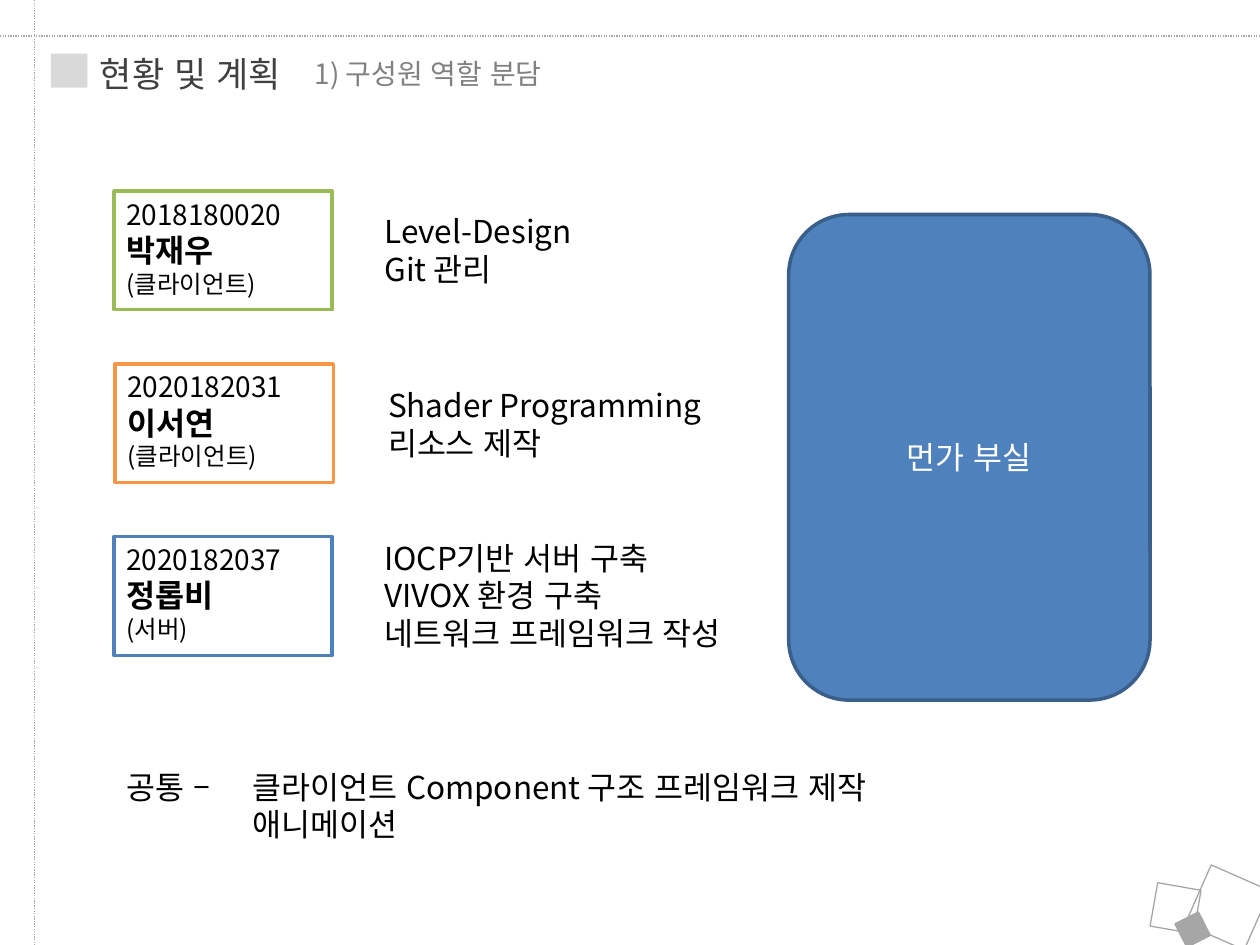
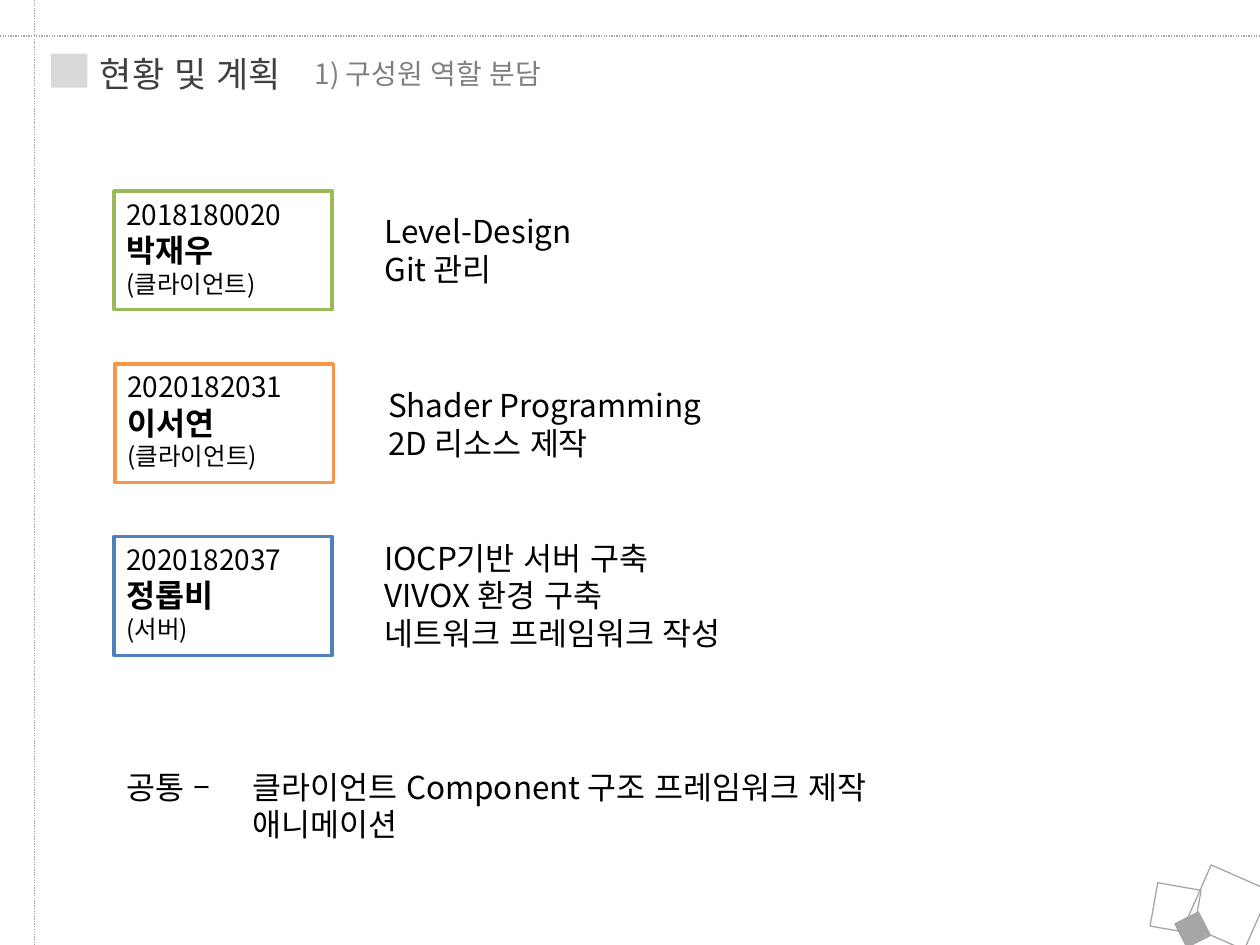
Before and after one commit to JungRobbi/ZolZak, a slide deck: slide 34 of Document/ppt.pptx (slide 31 before the commit). Drawn at 1260x945 pixels with LibreOffice and Linux fonts; fonts in the diff are those of the drawing. Boxes give left, top, right and bottom in pixels: in the first picture for what was removed or moved away, otherwise in the second. Text is boxed around its words. In the diff, an @@ line names an element or a change of style, - is before the commit and + after.

```diff
--- a/Document/ppt.pptx
+++ b/Document/ppt.pptx
@@ rounded rectangle removed at <box>789,214,1150,699</box> @@
-먼가 부실
@@ text at <box>388,422,588,458</box>: text changed @@
-리소스 제작
+2D 리소스 제작
```
Also in this commit, not shown: 11 other slides changed, 4 slides added, 1 slide removed.
